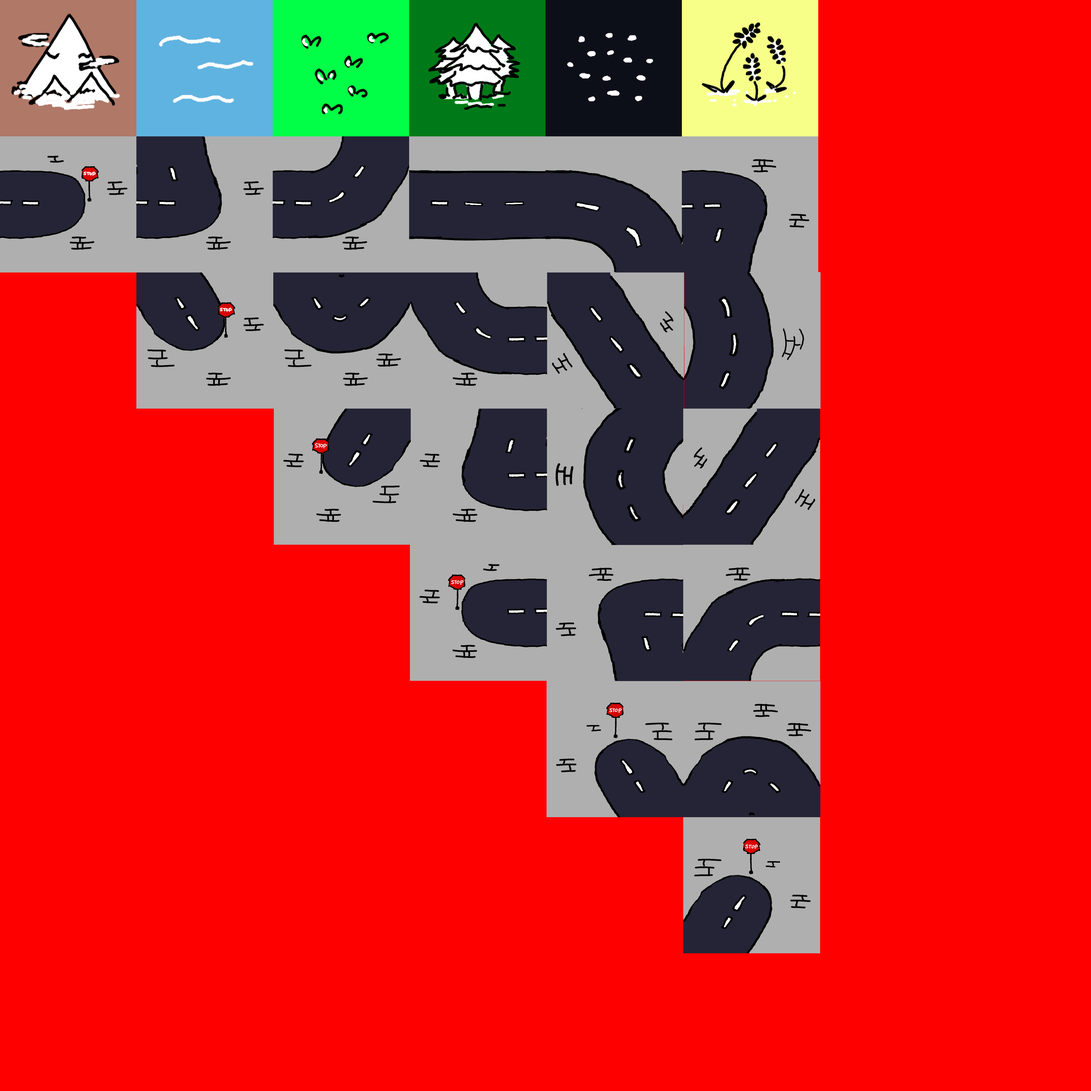
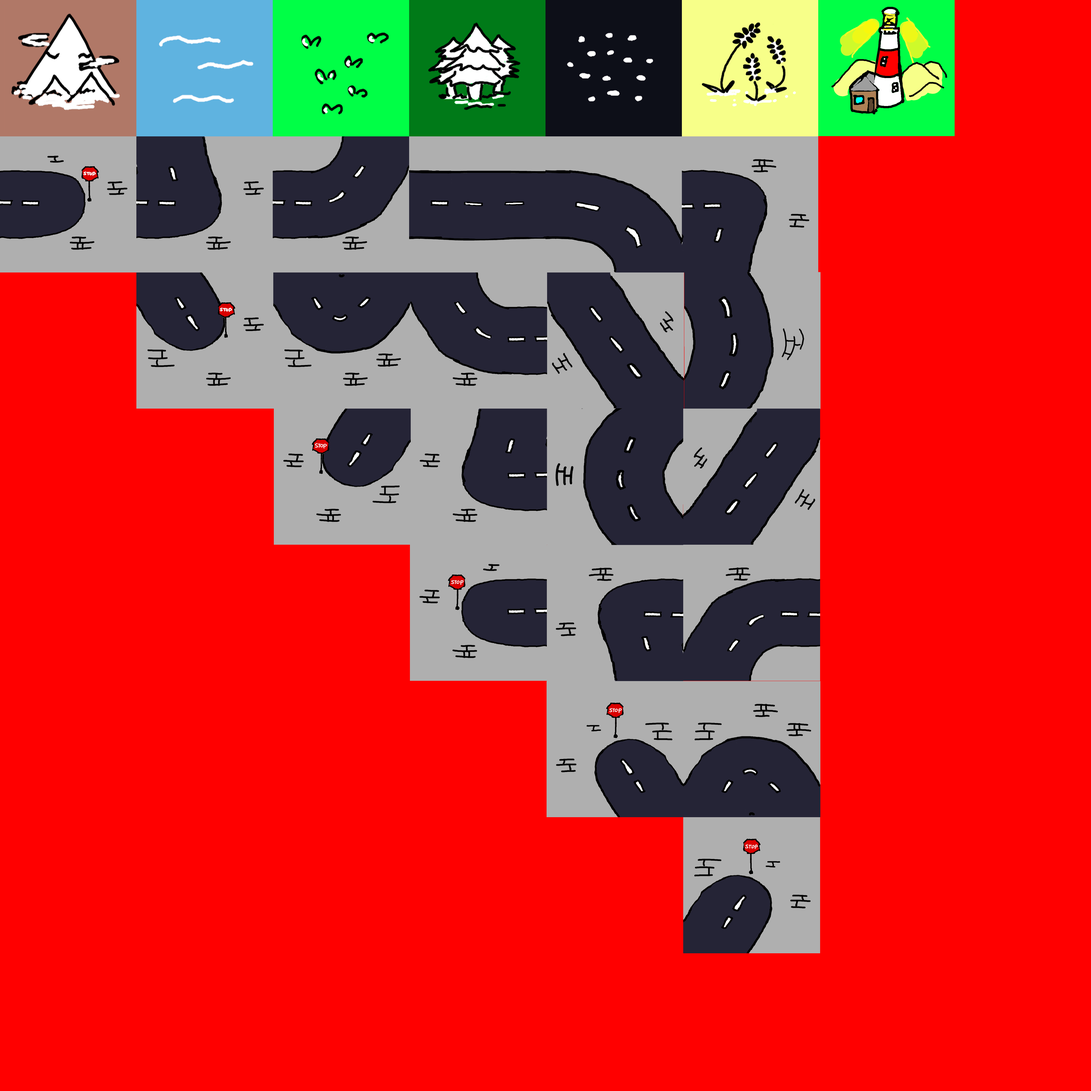
The second w=1091, h=1091 image is a revision of the first. Changes to its layers:
added layer "Haven" above "Background" over [818, 0, 956, 137]
